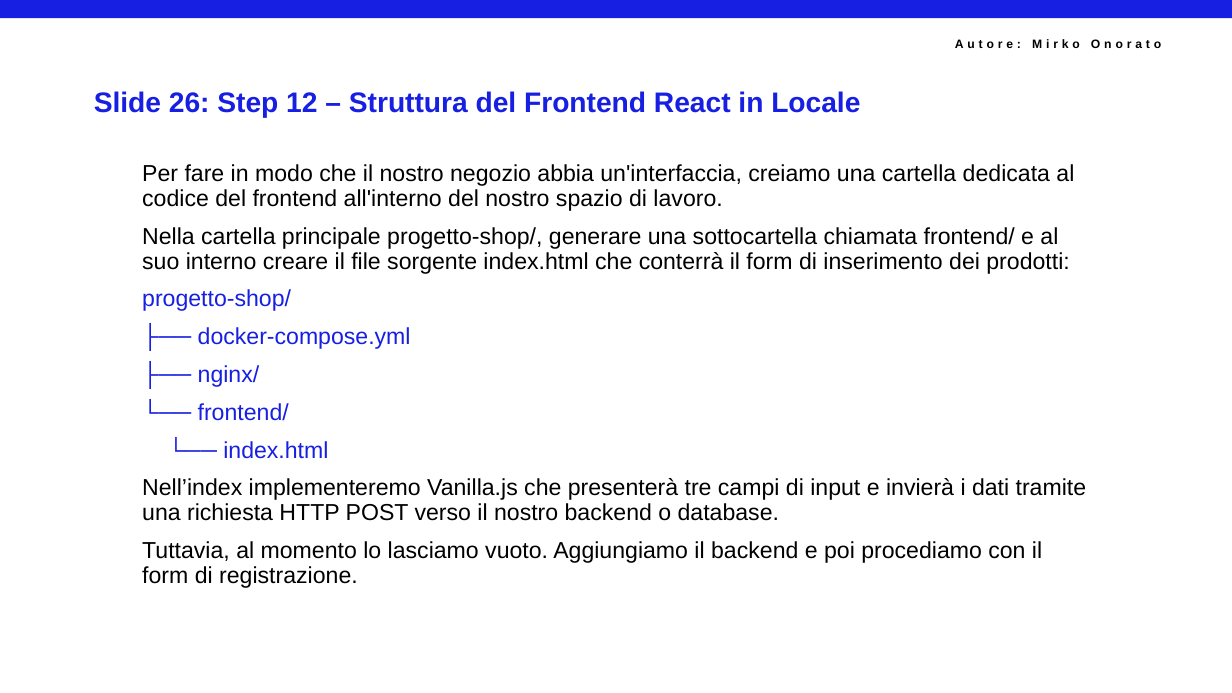
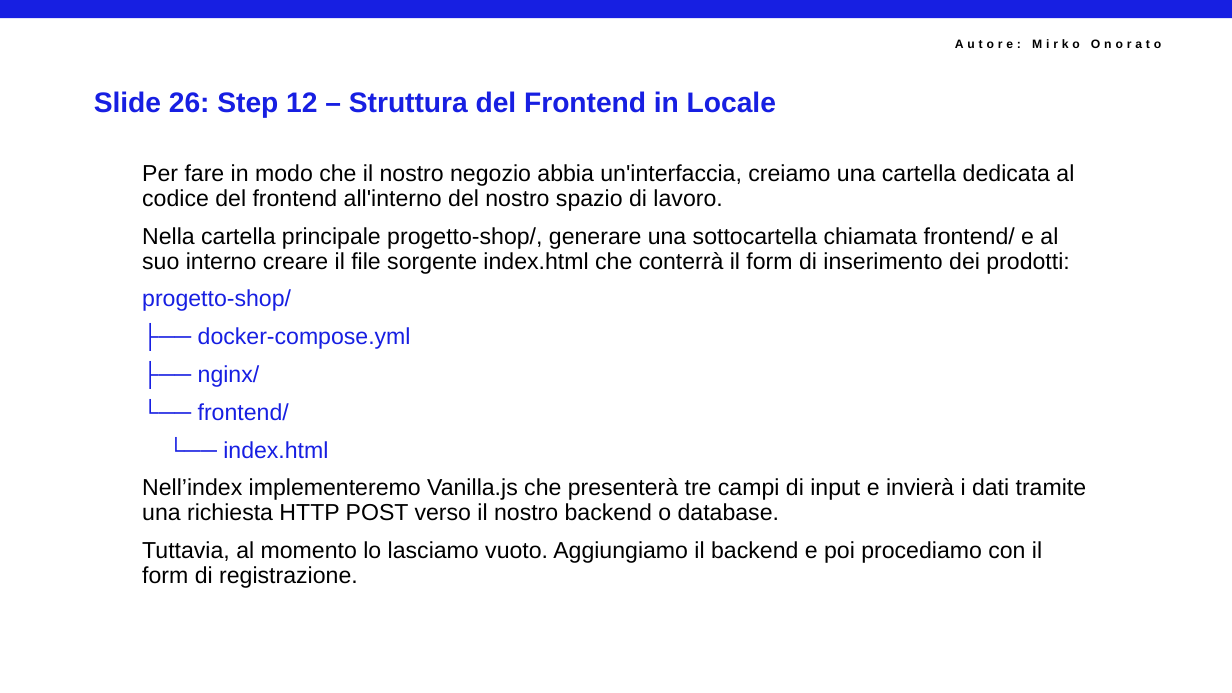
Before and after one commit to mirkoSkF/Docker-Slides, a slide deck: slide 28 of Lab 3.a - Allestimento di Nginx, Certbot e Reti in Locale.pptx. Drawn at 1232x693 pixels with LibreOffice and Linux fonts; fonts in the diff are those of the drawing; background and template pictures are left out. Boxes give left, top, right and bottom in pixels: in the first picture for what was removed or moved away, otherwise in the second. Text is boxed around its words. In the diff, an @@ line names an element or a change of style, - is before the commit and + after.

```diff
--- a/Lab 3.a - Allestimento di Nginx, Certbot e Reti in Locale.pptx
+++ b/Lab 3.a - Allestimento di Nginx, Certbot e Reti in Locale.pptx
@@ title at (94, 91, 776, 118): text changed @@
-Slide 26: Step 12 – Struttura del Frontend React in Locale
+Slide 26: Step 12 – Struttura del Frontend in Locale
```
Also in this commit, not shown: 1 other slide changed.
